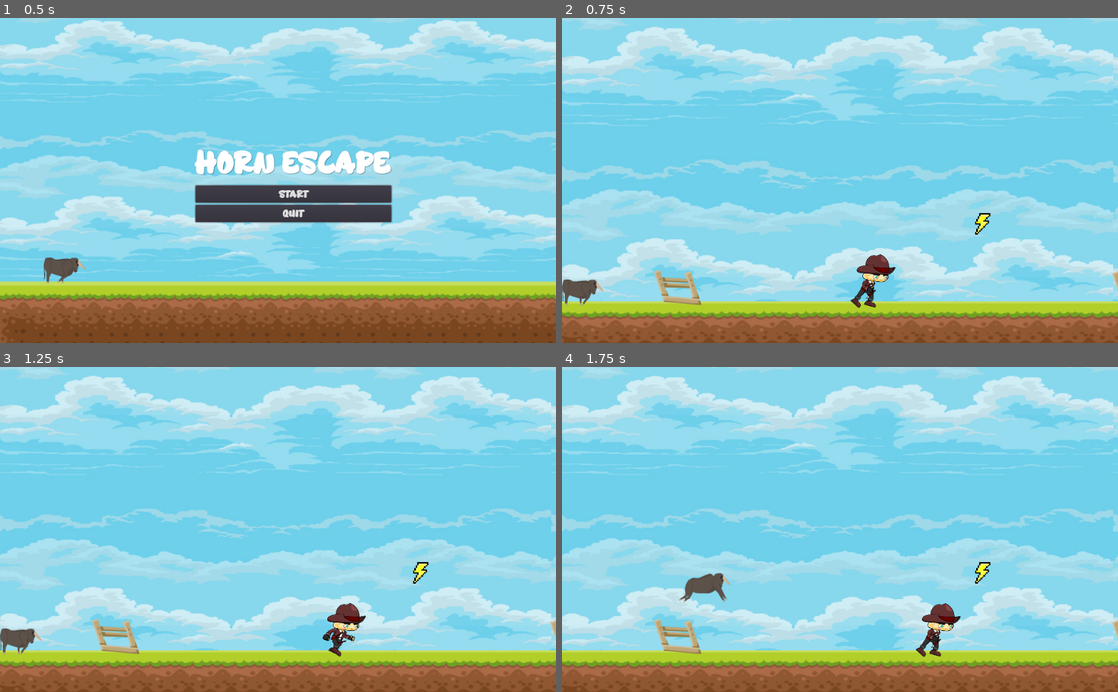
Above: before the commit, frames 1-4 (two rows, left to right).
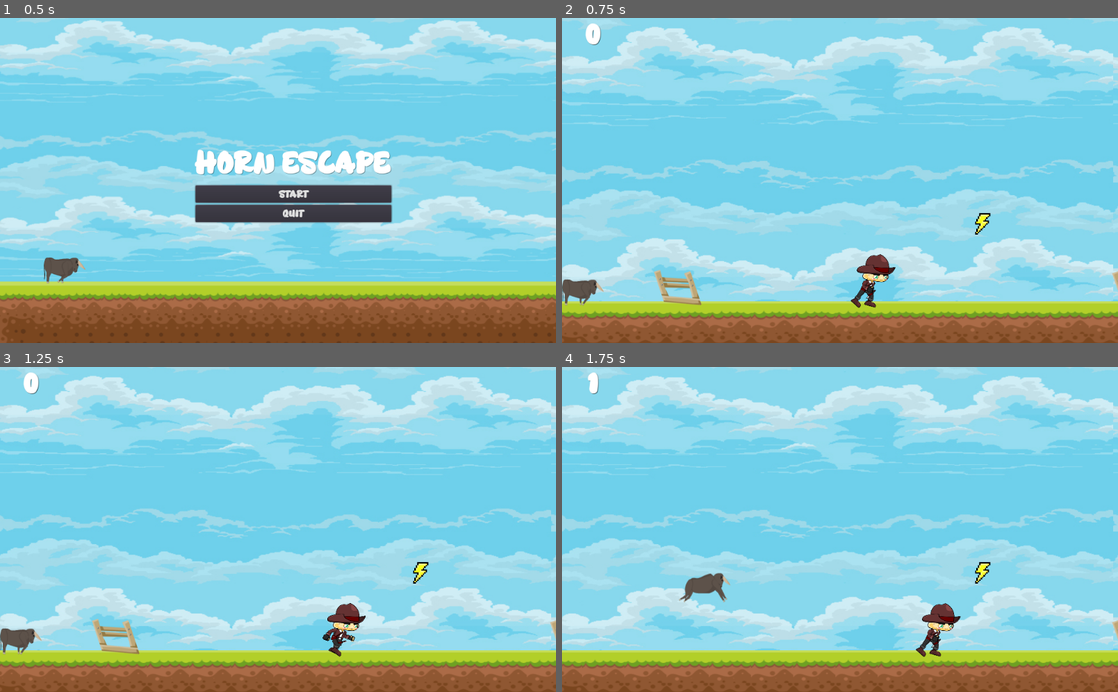
Above: after the commit, the same moments.

Repository: julianamarques/HornEscape
Game: Godot game, scene res://src/scenes/Menu.tscn
Two runs of this game, one before a commit and one after it. Both use one fixed random seed, a clock stepped at 60 frames per second and the inputs below.
Inputs:
- Up to frame 1 (0.5 s): no input
- Up to frame 2 (0.75 s): click "START" at 0.5 s
- Up to frame 3 (1.25 s): no input
- Up to frame 4 (1.75 s): hold Right (ui_right) from 1.28 s (still down); tap Up (ui_up) at 1.52 s

Frame 1 is identical in both runs. In frame 2, 0.2% of the frame differs, in the area x 4-7%, y 1-9%; in frame 3, 0.2%; in frame 4, 0.6%, in the area x 4-26%, y 1-89%.

Commit message:
Add score count

Diff:
--- a/src/scenes/Ground.tscn
+++ b/src/scenes/Ground.tscn
@@ -1,10 +1,11 @@
-[gd_scene load_steps=10 format=2]
+[gd_scene load_steps=11 format=2]
 
 [ext_resource path="res://assets/imagens/ground/ground4.png" type="Texture" id=1]
 [ext_resource path="res://src/scenes/Enemy.tscn" type="PackedScene" id=2]
 [ext_resource path="res://assets/imagens/fence/fence3.png" type="Texture" id=3]
 [ext_resource path="res://src/scripts/Ground.gd" type="Script" id=4]
 [ext_resource path="res://assets/imagens/impulse/impulse.png" type="Texture" id=5]
+[ext_resource path="res://src/scripts/Fence.gd" type="Script" id=6]
 
 [sub_resource type="RectangleShape2D" id=1]
 extents = Vector2( 598.119, 54.847 )
@@ -34,6 +35,7 @@
 [node name="Fence" type="Area2D" parent="."]
 position = Vector2( -383.141, -88.3542 )
 rotation = -0.32232
+script = ExtResource( 6 )
 
 [node name="Sprite" type="Sprite" parent="Fence"]
 texture = ExtResource( 3 )
@@ -44,6 +46,7 @@
 [node name="Fence2" type="Area2D" parent="."]
 position = Vector2( 460.766, -85.7696 )
 rotation = -0.32232
+script = ExtResource( 6 )
 
 [node name="Sprite" type="Sprite" parent="Fence2"]
 texture = ExtResource( 3 )
@@ -71,4 +74,8 @@
 [node name="CollisionShape2D" type="CollisionShape2D" parent="Area2D2"]
 position = Vector2( 178.403, -205.568 )
 shape = SubResource( 4 )
+[connection signal="body_entered" from="Fence" to="Fence" method="_on_fence_body_entered"]
+[connection signal="body_entered" from="Fence" to="." method="_on_fence_body_entered_score"]
+[connection signal="body_entered" from="Fence2" to="Fence2" method="_on_fence2_body_entered"]
+[connection signal="body_entered" from="Fence2" to="." method="_on_fence2_body_entered_score"]
 [connection signal="body_entered" from="Area2D" to="." method="_on_Area2D_body_entered"]
--- a/src/scenes/World.tscn
+++ b/src/scenes/World.tscn
@@ -1,9 +1,15 @@
-[gd_scene load_steps=5 format=2]
+[gd_scene load_steps=8 format=2]
 
 [ext_resource path="res://assets/imagens/backgrounds/background_scene.jpg" type="Texture" id=1]
 [ext_resource path="res://src/scenes/Ground.tscn" type="PackedScene" id=2]
 [ext_resource path="res://src/scenes/Player.tscn" type="PackedScene" id=3]
+[ext_resource path="res://assets/fonts/Bubblegum.ttf" type="DynamicFontData" id=4]
 [ext_resource path="res://src/scripts/Obstacles.gd" type="Script" id=5]
+[ext_resource path="res://src/scripts/Score.gd" type="Script" id=6]
+
+[sub_resource type="DynamicFont" id=1]
+size = 50
+font_data = ExtResource( 4 )
 
 [node name="World" type="Node2D"]
 
@@ -29,5 +35,21 @@
 [node name="Player" parent="." instance=ExtResource( 3 )]
 position = Vector2( 37.5666, 498.877 )
 
-[node name="Score" type="CanvasLayer" parent="."]
+[node name="Score" type="CanvasLayer" parent="." groups=[
+"score_group",
+]]
 layer = 2
+script = ExtResource( 6 )
+
+[node name="ScoreText" type="Label" parent="Score"]
+margin_left = 41.94
+margin_top = 5.36443
+margin_right = 69.94
+margin_bottom = 22.3644
+custom_fonts/font = SubResource( 1 )
+custom_colors/font_color = Color( 1, 1, 1, 1 )
+custom_colors/font_color_shadow = Color( 0, 0, 0, 0.576471 )
+text = "0"
+__meta__ = {
+"_edit_use_anchors_": false
+}
--- /dev/null
+++ b/src/scripts/Fence.gd
@@ -0,0 +1,11 @@
+extends Area2D
+
+func kill_fence(body: Node):
+	if body.name == "Player":
+		queue_free()
+
+func _on_fence_body_entered(body: Node) -> void:
+	kill_fence(body)
+
+func _on_fence2_body_entered(body: Node) -> void:
+	kill_fence(body)
--- a/src/scripts/Ground.gd
+++ b/src/scripts/Ground.gd
@@ -7,6 +7,10 @@
 
 func _ready() -> void:
 	pass
+
+func increment_score(body: Node):
+	if body.name == "Player":
+		get_tree().call_group("score_group", "calculate_score")
 
 func _process(delta: float) -> void:
 	position.x += -speed * delta
@@ -18,3 +22,9 @@
 	if (body.name == "Player") and not is_moving:
 		is_moving = true
 		get_tree().call_group("obstacles", "generate_obstacles", position.x)
+
+func _on_fence_body_entered_score(body: Node) -> void:
+	increment_score(body)
+
+func _on_fence2_body_entered_score(body: Node) -> void:
+	increment_score(body)
--- /dev/null
+++ b/src/scripts/Score.gd
@@ -0,0 +1,8 @@
+extends CanvasLayer
+
+
+var score = 0
+
+func calculate_score():
+	score += 1
+	$ScoreText.text = str(score)
Binary file added: assets/fonts/Bubblegum.ttf
